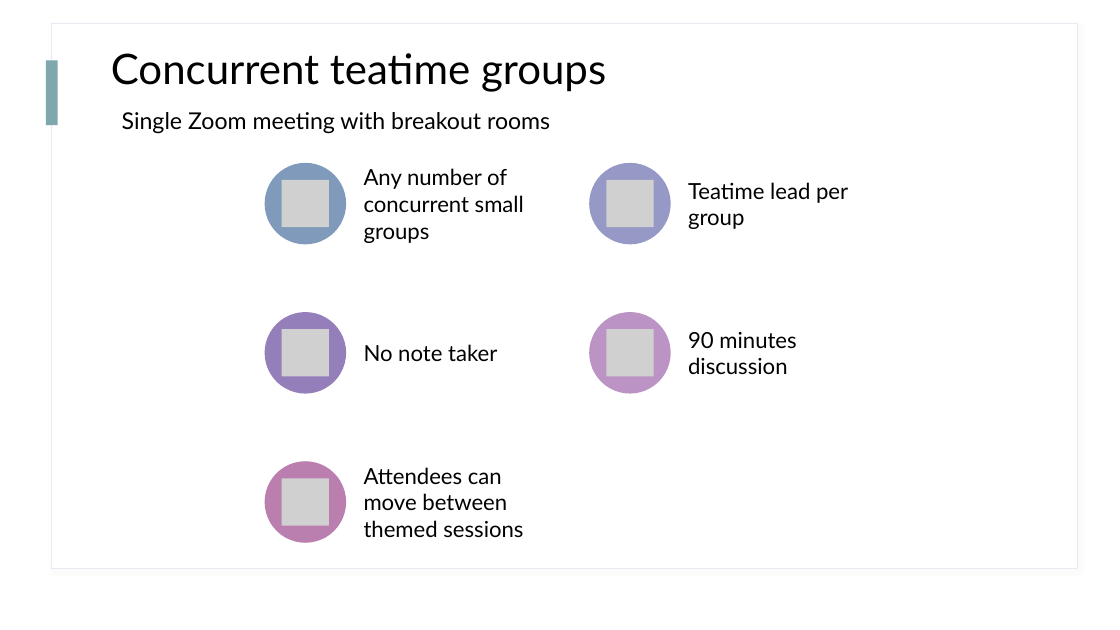
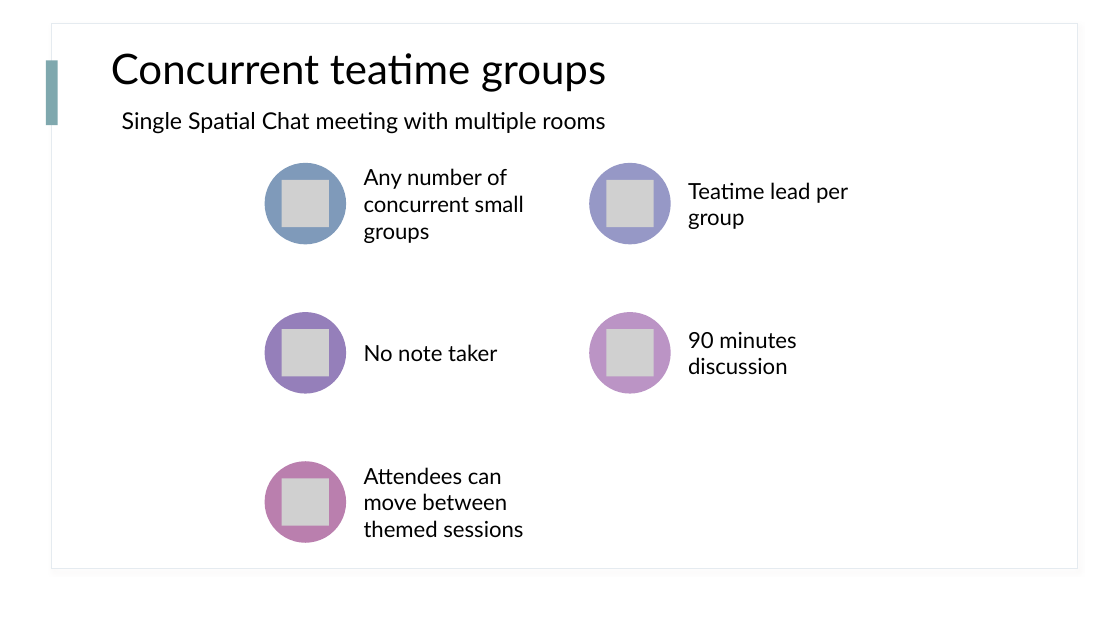
Before and after one commit to Collegeville/CW21, a slide deck: slide 6 of assets/Collegeville21WorkshopImages.pptx. Drawn at 1120x630 pixels with LibreOffice and Linux fonts; fonts in the diff are those of the drawing; grey boxes stand for pictures. Boxes give left, top, right and bottom in pixels: in the first picture for what was removed or moved away, otherwise in the second. Text is boxed around its words. In the diff, an @@ line names an element or a change of style, - is before the commit and + after.

```diff
--- a/assets/Collegeville21WorkshopImages.pptx
+++ b/assets/Collegeville21WorkshopImages.pptx
@@ title at [111,53,606,134]: text changed @@
-Concurrent teatime groups
-Single Zoom meeting with breakout rooms
+Concurrent teatime groups
+Single Spatial Chat meeting with multiple rooms
```
Also in this commit, not shown: 5 other slides changed, 2 other files.
